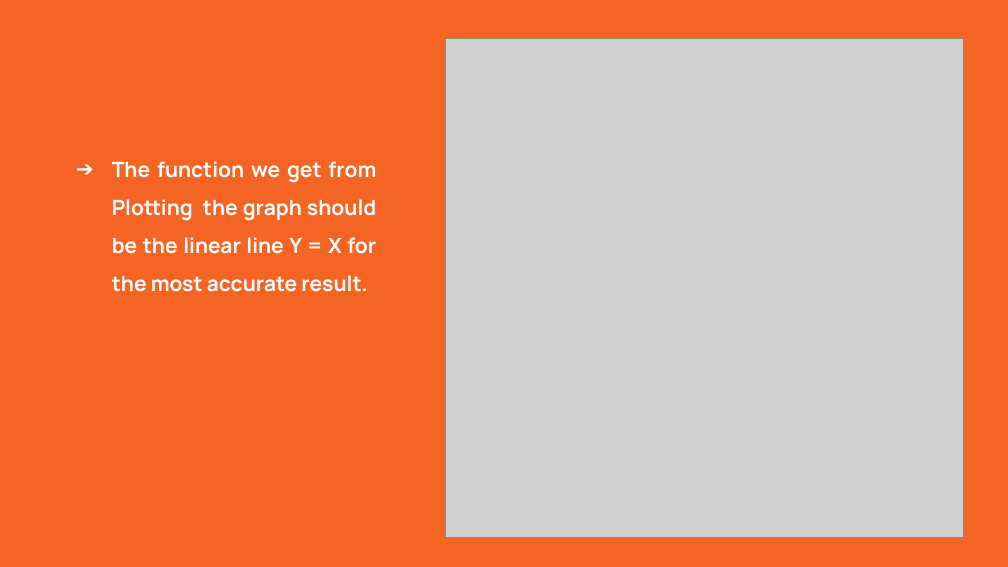
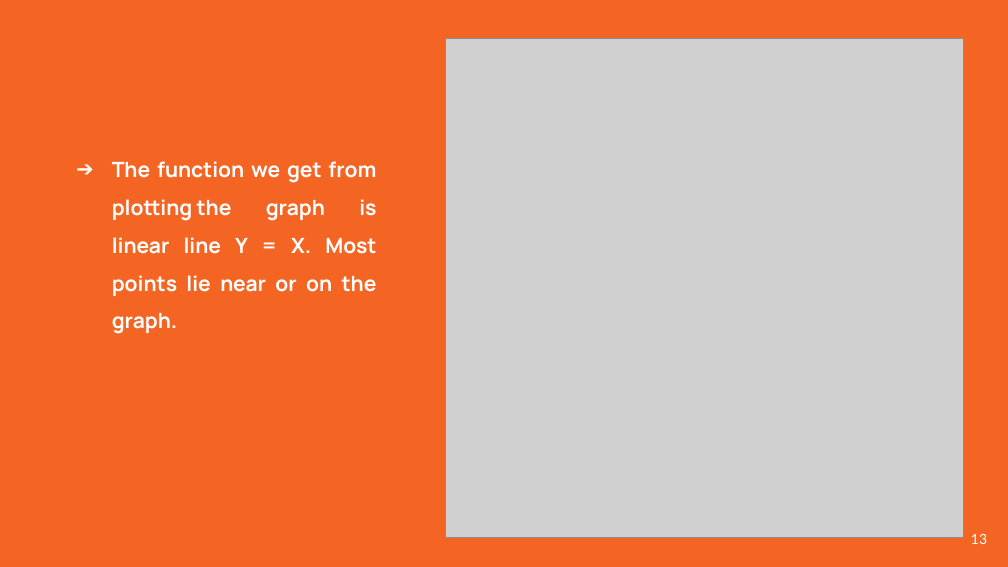
Before and after one commit to Pr0fess0rOP/Pollution-Predictor, a slide deck: slide 13 of DMP-Pollution Predictor Presentation.pptx (slide 10 before the commit). Drawn at 1008x567 pixels with LibreOffice and Linux fonts; fonts in the diff are those of the drawing; grey boxes stand for pictures. Boxes give left, top, right and bottom in pixels: in the first picture for what was removed or moved away, otherwise in the second. Text is boxed around its words. In the diff, an @@ line names an element or a change of style, - is before the commit and + after.

```diff
--- a/DMP-Pollution Predictor Presentation.pptx
+++ b/DMP-Pollution Predictor Presentation.pptx
@@ text at (112, 161, 377, 334): text changed @@
-➔ The function we get from Plotting the graph should be the linear line Y = X for the most accurate result.
+➔ The function we get from plotting the graph is linear line Y = X. Most points lie near or on the graph.
@@ page number added at (971, 534, 987, 544), 10 pt, text #FFFFFF @@
+13
```
Also in this commit, not shown: 13 other slides changed, 3 slides added, 1 other file.
